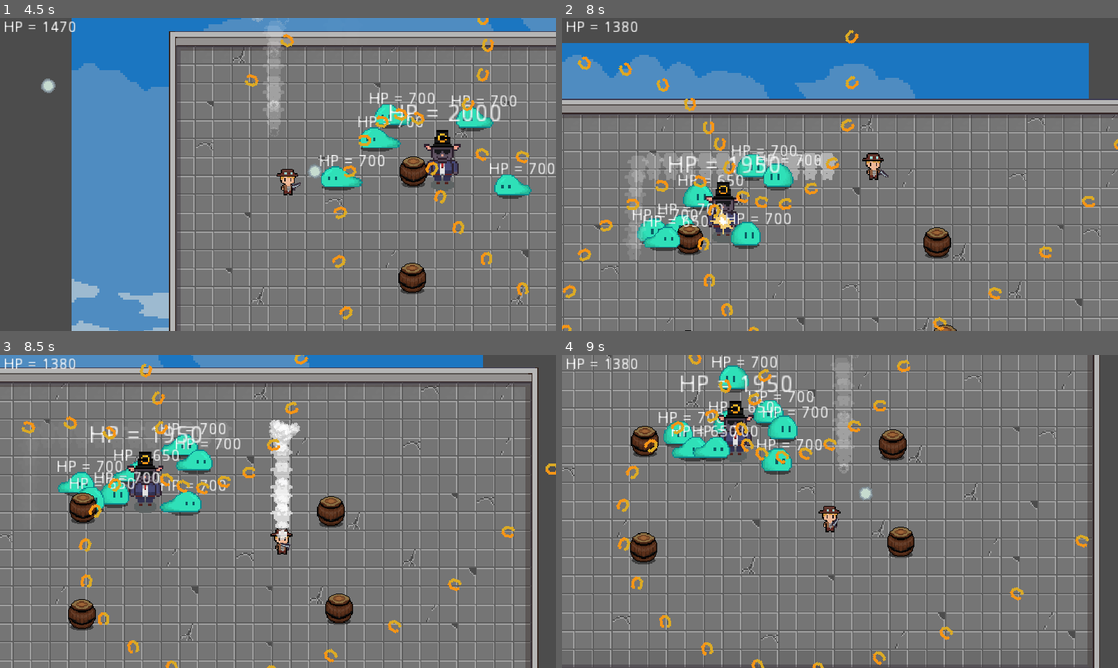
Above: before the commit, frames 1-4 (two rows, left to right).
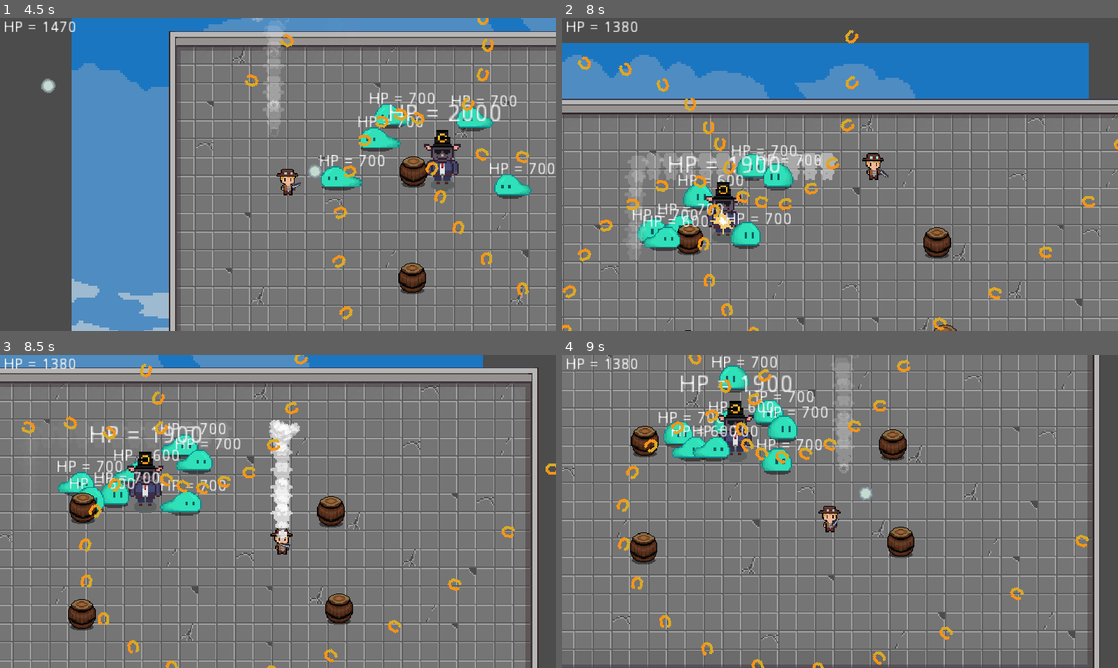
Above: after the commit, the same moments.

Repository: WAIWAI-PARTY/Life-after-people
Game: Godot game, scene res://World.tscn
Same seed, same stepped clock (60 frames per second), same inputs: the game is played once before the commit and once after it.
Inputs (mouse positions are in pixels of both pictures, inside the frame that each line leads up to):
- Up to frame 1 (4.5 s): move the mouse to (250, 237) at 0.52 s; hold W (ui_up) 0.53-2.03 s; tap Shift (bullet_time) at 0.6, 2.85 s; move the mouse to (444, 221) at 1.27 s; tap Space (dash) at 1.35, 3.6 s; move the mouse to (111, 127) at 2.02 s; press the mouse at (111, 127) at 2.03 s; hold A (ui_left) 2.03-3.53 s; move the mouse to (305, 174) at 2.77 s; release the mouse at (305, 174) at 2.78 s; move the mouse to (194, 96) at 3.52 s; hold S (ui_down) 3.53-4.28 s; move the mouse to (400, 158) at 4.27 s; hold D (ui_right) from 4.28 s (still down); click (400, 158) at 4.35 s
- Up to frame 2 (8 s): move the mouse to (728, 190) at 5.02 s; release D (ui_right) at 5.03 s; hold W (ui_up) 5.03-5.78 s; tap Shift (bullet_time) at 5.1, 7.35 s; move the mouse to (895, 105) at 5.77 s; hold D (ui_right) from 5.78 s (still down); tap Space (dash) at 5.85 s; move the mouse to (812, 237) at 6.52 s; press the mouse at (812, 237) at 6.53 s; move the mouse to (1006, 221) at 7.27 s; release the mouse at (1006, 221) at 7.28 s
- Up to frame 3 (8.5 s): move the mouse to (111, 464) at 8.02 s; release D (ui_right) at 8.03 s; hold S (ui_down) from 8.03 s (still down); tap Space (dash) at 8.1 s
- Up to frame 4 (9 s): move the mouse to (867, 511) at 8.77 s; release S (ui_down) at 8.78 s; hold A (ui_left) from 8.78 s (still down); click (867, 511) at 8.85 s

Frame 1 is identical in both runs. In frame 2, less than 0.1% of the frame differs, in the area x 23-37%, y 44-67%; in frame 3, less than 0.1%, in the area x 21-34%, y 22-43%; in frame 4, less than 0.1%.

Commit message:
bullet damage = 100 and indentation fix

Diff:
--- a/Enemy/MrC.gd
+++ b/Enemy/MrC.gd
@@ -37,7 +37,7 @@
 func _ready():
 	var step = 2*PI / spawn_point_count
 
-	for i  in range(spawn_point_count):
+	for i in range(spawn_point_count):
 		var spawn_point = Node2D.new()
 		var pos = Vector2(radius, 0).rotated(step * i)
 		spawn_point.position = pos
--- a/Weapons/Bullets.tscn
+++ b/Weapons/Bullets.tscn
@@ -28,7 +28,7 @@
 [node name="hitbox" parent="." instance=ExtResource( 3 )]
 collision_layer = 0
 collision_mask = 9
-damage = 50
+damage = 100
 
 [node name="CollisionShape2D" parent="hitbox" index="0"]
 rotation = 1.5708
--- a/project.godot
+++ b/project.godot
@@ -22,8 +22,8 @@
 
 window/size/width=480
 window/size/height=270
-window/size/test_width=1600
-window/size/test_height=900
+window/size/test_width=960
+window/size/test_height=540
 window/vsync/use_vsync=false
 window/stretch/mode="2d"
 window/stretch/aspect="keep"
